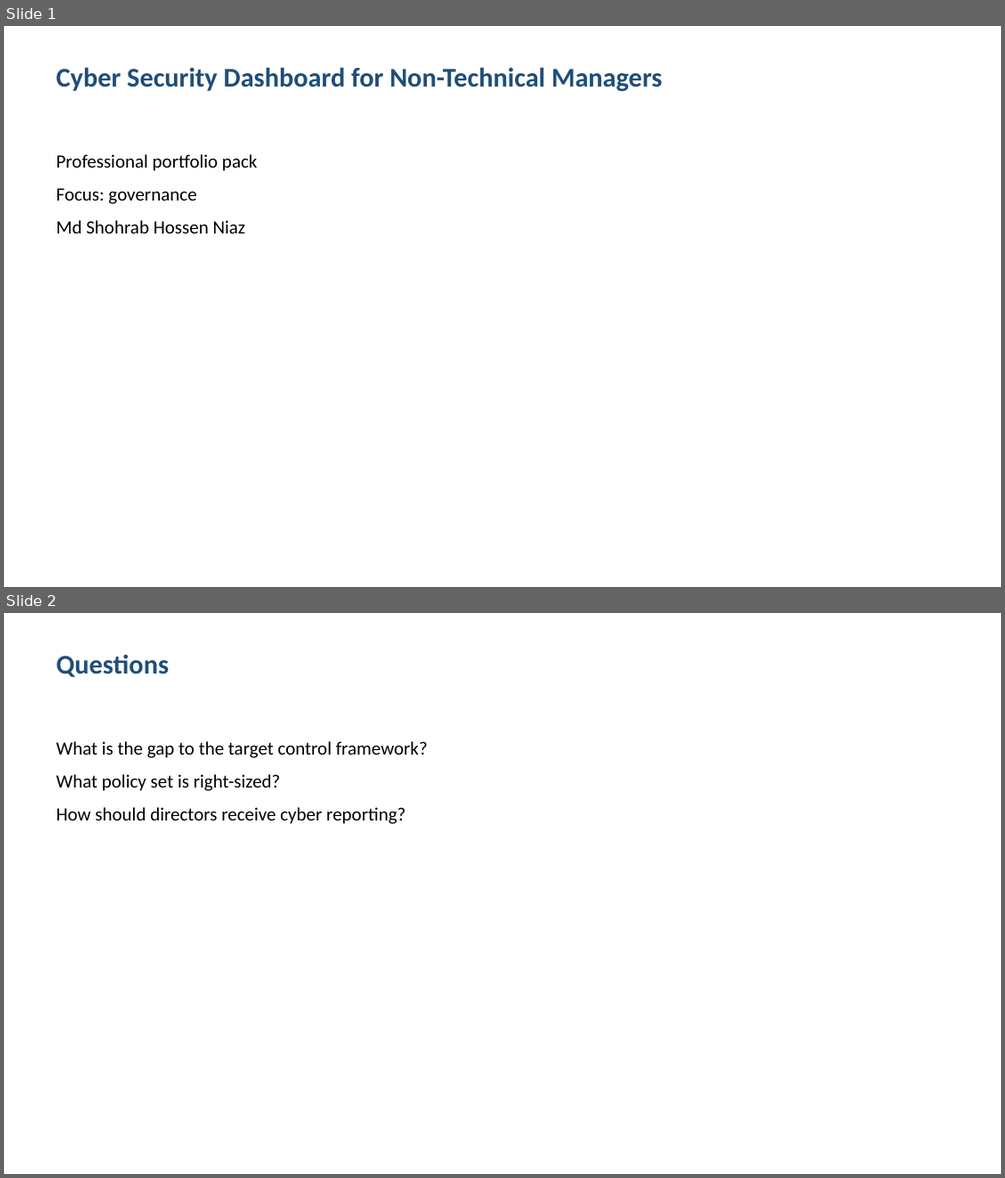
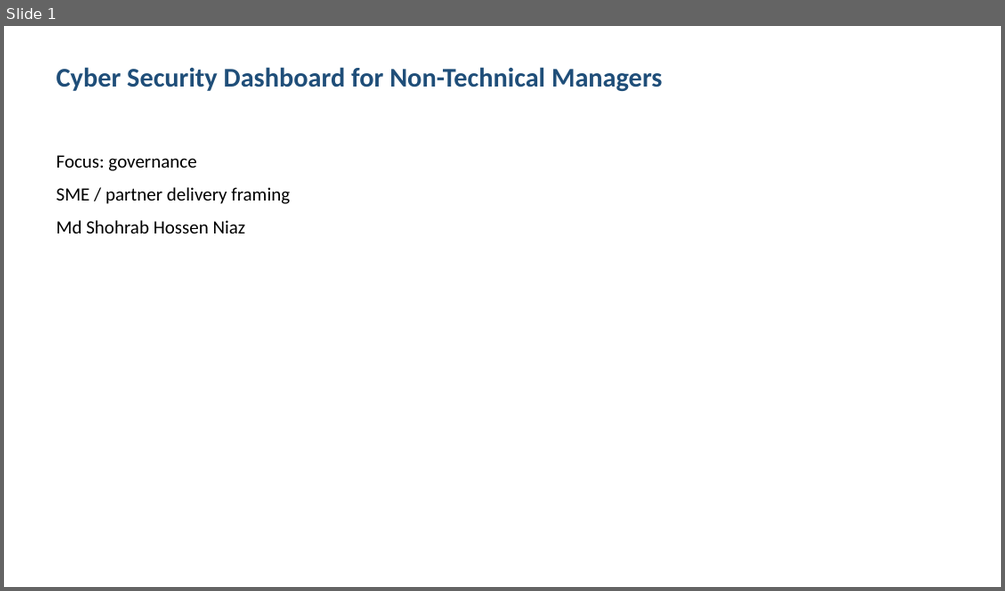
Before and after one commit to shohrabniaz/sme-cyber-dashboard-managers, a slide deck: Final_Submission/02_Presentation.pptx. Shown one above the other, each under a label of ours: slides 1 and 2 before the commit, slide 1 after it. The pictures are 1005x1178 and 1005x591 pixels, drawn with LibreOffice and Linux fonts; fonts in the diff are those of the drawing. Boxes give left, top, right and bottom in pixels: in the first picture for what was removed or moved away, otherwise in the second. Text is boxed around its words. In the diff, an @@ line names an element or a change of style, - is before the commit and + after.

Commit message:
Polish portfolio pack for professional showcase readiness.

```diff
--- a/Final_Submission/02_Presentation.pptx
+++ b/Final_Submission/02_Presentation.pptx
@@ slide 2 removed at [4,613,1001,1174], background #FFFFFF @@
@@ text removed at [57,654,169,677] @@
-Questions
@@ text removed at [57,741,428,824] @@
-What is the gap to the target control framework?
-What policy set is right-sized?
-How should directors receive cyber reporting?
@@ slide 1 changed as well @@
@@ text at [57,154,257,171]: paragraph removed @@
-Professional portfolio pack
@@ text at [57,187,290,204]: paragraph added @@
+SME / partner delivery framing
```
Also in this commit, not shown: 2 other slides changed, 1 slide added, 12 other files.
